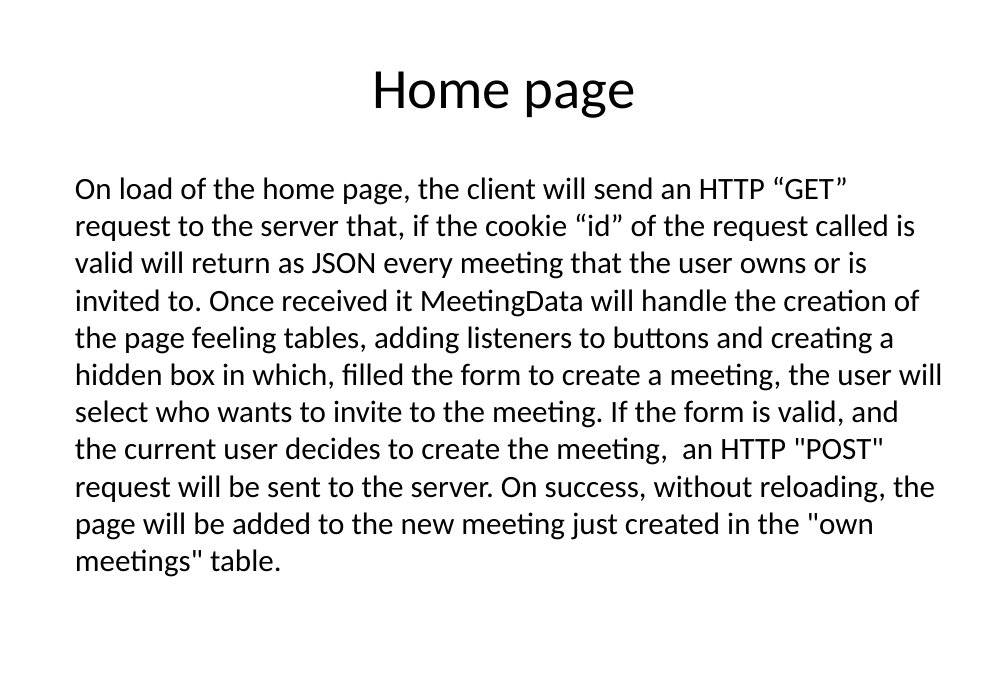
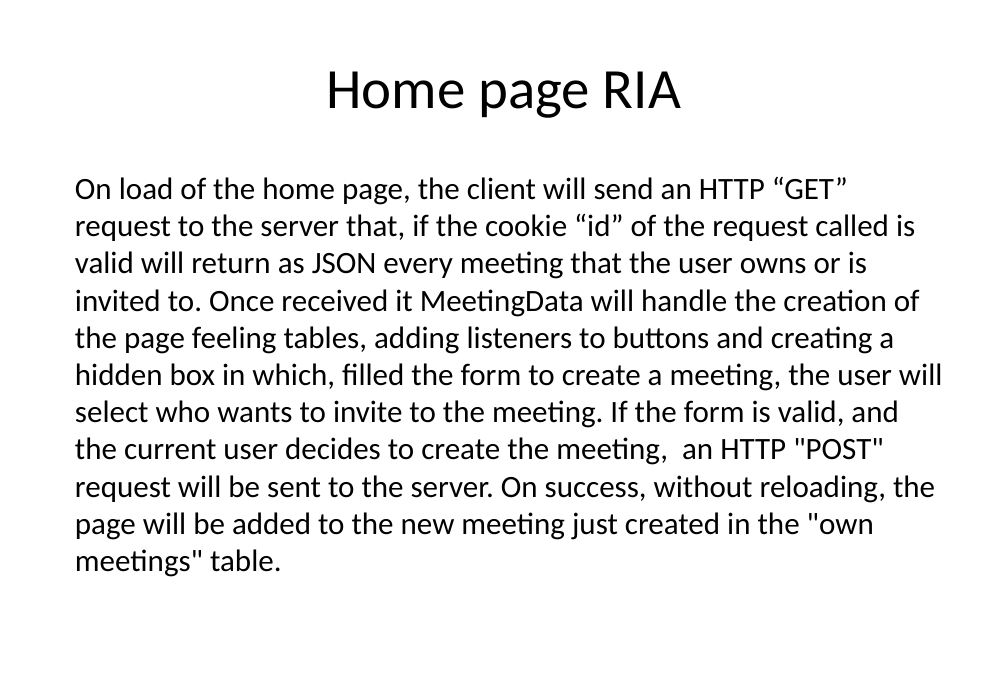
Before and after one commit to Buba98/OnlineMeetings, a slide deck: slide 13 of Meetings management.pptx. Drawn at 1008x698 pixels with LibreOffice and Linux fonts; fonts in the diff are those of the drawing. Boxes give left, top, right and bottom in pixels: in the first picture for what was removed or moved away, otherwise in the second. Text is boxed around its words. In the diff, an @@ line names an element or a change of style, - is before the commit and + after.

```diff
--- a/Meetings management.pptx
+++ b/Meetings management.pptx
@@ title at [327, 71, 681, 118]: text changed @@
-Home page
+Home page RIA
```
Also in this commit, not shown: 2 other slides changed, 2 slides added, 7 other files.
